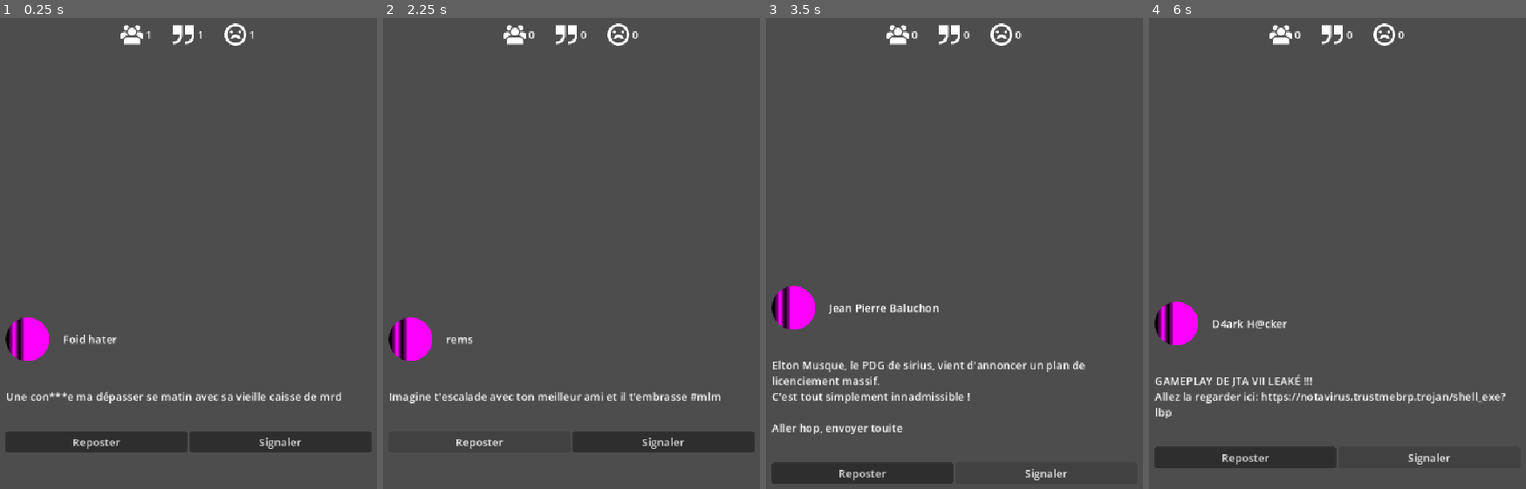
Above: before the commit, frames 1-4 (left to right).
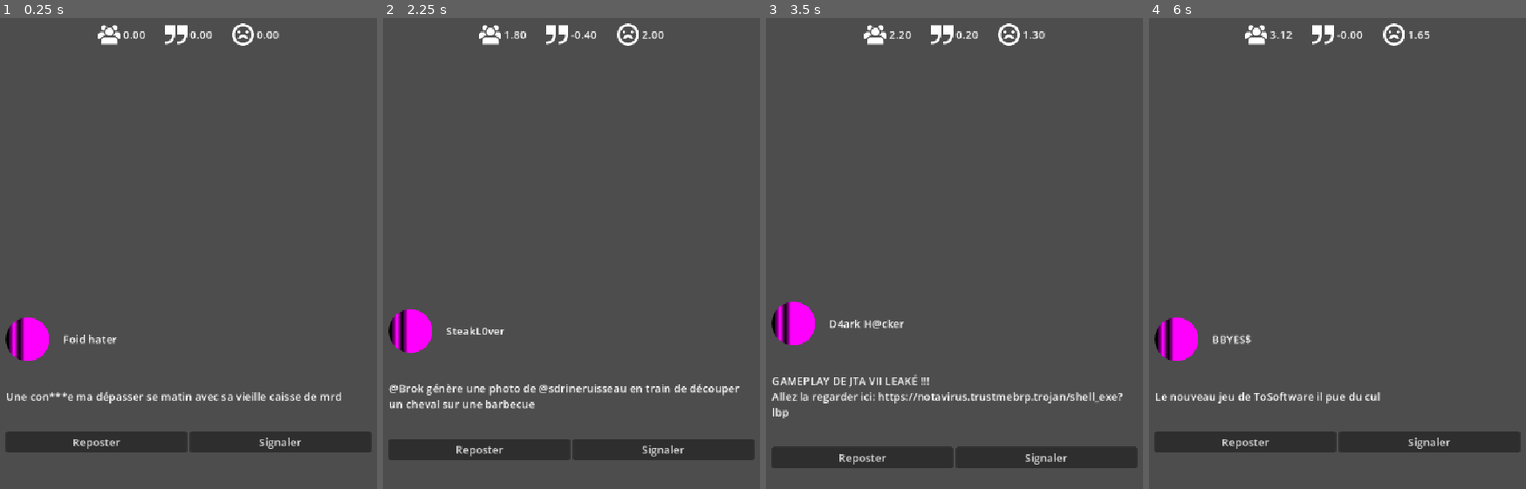
Above: after the commit, the same moments.

Repository: RSelaries/Doomscroll
Game: Godot game, scene res://main/main.tscn
Same seed, same stepped clock (60 frames per second), same inputs: the game is played once before the commit and once after it.
Inputs:
- Up to frame 1 (0.25 s): no input
- Up to frame 2 (2.25 s): click "Reposter" at 0.5 s; click "Signaler" at 1.25 s; click "Reposter" at 2 s
- Up to frame 3 (3.5 s): click "Signaler" at 2.75 s
- Up to frame 4 (6 s): click "Reposter" at 3.5 s; click "Signaler" at 4.25 s; tap Enter at 5 s; tap Space at 5.75 s

The runs differ from the first frame. In frame 1, 0.9% of the frame differs, in the area x 25-75%, y 1-6%; in frame 2, 6.6%; in frame 3, 9.8%, in the area x 1-99%, y 1-99%; in frame 4, 8.2%.

Commit message:
Des trucs

Diff:
--- a/autoloads/global.gd
+++ /dev/null
@@ -1,46 +0,0 @@
-extends Node
-
-
-signal stats_updated
-
-
-# Stats
-## A number between -1 and 1 representing the trustworthyness of the account.
-var veracity: float:
-	get = get_veracity
-## A number between 0 and 1 representing the virality of the account.
-var virality: float:
-	get = get_virality
-## A number between -1 and 1 representing the aggressivity of the account.
-var aggressivity: float:
-	get = get_aggressivity
-
-
-var veracity_points: Array[float]
-var virality_points: Array[float]
-var aggressivity_points: Array[float]
-
-
-func update_stats() -> void:
-	stats_updated.emit()
-
-
-func get_veracity() -> float:
-	return avgf(veracity_points)
-
-func get_virality() -> float:
-	return avgf(virality_points)
-
-func get_aggressivity() -> float:
-	return avgf(aggressivity_points)
-
-
-# Get average of float list
-func avgf(list: Array[float]) -> float:
-	if list.size() == 0:
-		return 1.0
-
-	var total: float = 0.0
-	for i in list:
-		total += i
-	return total / list.size()
--- /dev/null
+++ b/data/endings.cfg
@@ -0,0 +1,11 @@
+[Polémiste]
+text="Tu as choisis de parler de tous les sujets populaire, au risque de propager des fakes news."
+
+[Centriste]
+text="Tu as choisi la neutralité. Ton contenu n'est pas très populaire mais tu ne propage pas de mensonges."
+
+[Wokiste]
+text="Tu as choisi de te battre pour tes convictions et pour la vérité. Tu es aggréssif mais populaire."
+
+[Facho]
+text="Tu as décidé de propager de la haine en ligne. Ta communauté est petite mais engagée et virulante."
--- a/data/posts.cfg
+++ b/data/posts.cfg
@@ -1,61 +1,127 @@
+; [nom du post] : le nom n'est pas affiché au joueur, mais chaque nom doit être unique
+
 [Dofus]
+; CONTENT
 poster_name="AT4VN"
 content="Vous trouvez pas que Dofus c'est goated la miff ?
 #dofus #sirius #ceciestunpost"
-veracity=0.0
-virality=0.07
-aggressivity=-0.05
+; REPOST
+repost/veracity=0.0
+repost/virality=0.07
+repost/aggressivity=-0.05
+; FLAG
+flag/veracity=0.0
+flag/virality=0.02
+flag/aggressivity=0.3
+; TAG
+tag=PackedStringArray("")
 
 [Escalade]
+; CONTENT
 poster_name="rems"
 content="Imagine t'escalade avec ton meilleur ami et il t'embrasse #mlm"
-veracity=0.0
-virality=0.1
-aggressivity=0.0
+; REPOST
+repost/veracity=0.0
+repost/virality=0.1
+repost/aggressivity=0.0
+; FLAG
+flag/veracity=0.0
+flag/virality=0.02
+flag/aggressivity=0.3
+; TAG
+tag=PackedStringArray("")
 
 [Licenciements]
+; CONTENT
 poster_name="Jean Pierre Baluchon"
 content="Elton Musque, le PDG de sirius, vient d'annoncer un plan de licenciement massif.
 C'est tout simplement innadmissible !
 
 Aller hop, envoyer touite"
-veracity=0.6
-virality=0.12
-aggressivity=0.15
+; REPOST
+repost/veracity=0.8
+repost/virality=0.12
+repost/aggressivity=0.15
+; FLAG
+flag/veracity=-0.4
+flag/virality=0.6
+flag/aggressivity=0.3
+; TAG
+tag=PackedStringArray("woke")
 
 [JTA VII Leak]
+; CONTENT
 poster_name="D4ark H@cker"
 content="GAMEPLAY DE JTA VII LEAKÉ !!!
 Allez la regarder ici: https://notavirus.trustmebrp.trojan/shell_exe?lbp"
-veracity=-0.2
-virality=0.9
-aggressivity=0.05
+; REPOST
+repost/veracity=-0.2
+repost/virality=0.9
+repost/aggressivity=0.05
+; FLAG
+flag/veracity=0.8
+flag/virality=0.0
+flag/aggressivity=-0.6
+; TAG
+tag=PackedStringArray("")
 
 [Misogynie]
+; CONTENT
 poster_name="Foid hater"
 content="Une con***e ma dépasser se matin avec sa vieille caisse de mrd"
-veracity=0.0
-virality=0.5
-aggressivity=0.95
+; REPOST
+repost/veracity=0.0
+repost/virality=0.5
+repost/aggressivity=0.95
+; FLAG
+flag/veracity=0.0
+flag/virality=0.4
+flag/aggressivity=-0.7
+; TAG
+tag=PackedStringArray("")
 
 [Tout le monde déteste le FN]
+; CONTENT
 poster_name="Philou Tangou"
 content="Mr @JLPBaluchon a encore une fois démontré sa stupidité en ne comprenant pas qu'il sagissait non pas d'un plan de licenciement, mais bien un plan SOCIAL.
 Lui qui est un fanatique d'extrème gauche il devrait adorer."
-veracity=-0.15
-virality=0.7
-aggressivity=0.75
+; REPOST
+epost/veracity=-0.15
+repost/virality=0.7
+repost/aggressivity=0.75
+; FLAG
+flag/veracity=0.05
+flag/virality=0.2
+flag/aggressivity=-0.1
+; TAG
+tag=PackedStringArray("")
 
 [Carniste]
+; CONTENT
 poster_name="SteakL0ver"
 content="@Brok génère une photo de @sdrineruisseau en train de découper un cheval sur une barbecue"
-veracity=-0.4
-virality=0.7
-aggressivity=0.83
+; REPOST
+repost/veracity=-0.4
+repost/virality=0.7
+repost/aggressivity=0.83
+; FLAG
+flag/veracity=0.6
+flag/virality=0.4
+flag/aggressivity=-0.7
+; TAG
+tag=PackedStringArray("")
 
 [Mauvais gouts]
+; CONTENT
 poster_name="BBYES$"
 content="Le nouveau jeu de ToSoftware il pue du cul"
-veracity=0.0
-virality=0.4
-aggressivity=0.2
+; REPOST
+repost/veracity=0.0
+repost/virality=0.4
+repost/aggressivity=0.2
+; FLAG
+flag/veracity=0.0
+flag/virality=0.02
+flag/aggressivity=-0.05
+; TAG
+tag=PackedStringArray("")
--- /dev/null
+++ b/main/main.gd
@@ -0,0 +1,15 @@
+extends Control
+
+
+@onready var ending_scene: MarginContainer = %EndingScene
+@onready var end_text: RichTextLabel = %EndText
+
+
+func _ready() -> void:
+	ending_scene.hide()
+	Global.end_reached.connect(_on_end_reached)
+
+
+func _on_end_reached() -> void:
+	end_text.text = Global.get_ending()
+	ending_scene.show()
--- a/main/main.tscn
+++ b/main/main.tscn
@@ -1,6 +1,7 @@
 [gd_scene format=3 uid="uid://bdsvhte003hxj"]
 
 [ext_resource type="Script" uid="uid://cepwthldfgcp6" path="res://main/stats_bar.gd" id="1_32cco"]
+[ext_resource type="Script" uid="uid://bibnpccq8lmfy" path="res://main/main.gd" id="1_67ri8"]
 [ext_resource type="Texture2D" uid="uid://dntjg1yq4vktv" path="res://assets/icons/virality.svg" id="2_kyviq"]
 [ext_resource type="Texture2D" uid="uid://c20tjbcbfqhca" path="res://assets/icons/veracity.svg" id="3_7v70v"]
 [ext_resource type="Texture2D" uid="uid://b86h313shvqor" path="res://assets/icons/aggressivity.svg" id="4_riiab"]
@@ -15,6 +16,7 @@
 anchor_bottom = 1.0
 grow_horizontal = 2
 grow_vertical = 2
+script = ExtResource("1_67ri8")
 
 [node name="VBoxContainer" type="VBoxContainer" parent="." unique_id=930636177]
 layout_mode = 1
@@ -100,3 +102,25 @@
 icon = ExtResource("7_kfg6f")
 flat = true
 icon_alignment = 1
+
+[node name="EndingScene" type="MarginContainer" parent="." unique_id=542938509]
+unique_name_in_owner = true
+layout_mode = 1
+anchors_preset = 15
+anchor_right = 1.0
+anchor_bottom = 1.0
+grow_horizontal = 2
+grow_vertical = 2
+theme_override_constants/margin_left = 50
+theme_override_constants/margin_top = 50
+theme_override_constants/margin_right = 50
+theme_override_constants/margin_bottom = 50
+
+[node name="PanelContainer" type="PanelContainer" parent="EndingScene" unique_id=1263833306]
+layout_mode = 2
+
+[node name="EndText" type="RichTextLabel" parent="EndingScene/PanelContainer" unique_id=217379161]
+unique_name_in_owner = true
+layout_mode = 2
+bbcode_enabled = true
+vertical_alignment = 1
--- a/main/post_area/post_area.gd
+++ b/main/post_area/post_area.gd
@@ -3,6 +3,7 @@
 
 var posts: ConfigFile = ConfigFile.new()
 var current_post: String
+var remaining_posts: PackedStringArray
 
 
 @onready var poster_profile_picture: TextureRect = %PosterProfilePicture
@@ -12,26 +13,47 @@
 
 func _ready() -> void:
 	var err: Error = posts.load("res://data/posts.cfg")
-	if err: return
+	if err:
+		printerr(err)
+		return
 
+	remaining_posts = posts.get_sections()
 	next_post()
 
 
 func next_post() -> void:
+	hide()
+	if remaining_posts.size() < 1:
+		Global.end_game()
+		return
+
 	# Setup post infos
-	current_post = posts.get_sections()[randi_range(0, posts.get_sections().size() - 1)]
+	current_post = remaining_posts[randi_range(0, remaining_posts.size() - 1)]
+	remaining_posts.erase(current_post)
 
 	poster_name.text = posts.get_value(current_post, "poster_name", "Poster Name")
 	post_content.text = posts.get_value(current_post, "content", "This is a post.")
 
+	show()
+
 
 func _on_repost_btn_pressed() -> void:
-	Global.veracity_points.append(posts.get_value(current_post, "veracity"))
-	Global.virality_points.append(posts.get_value(current_post, "virality"))
-	Global.aggressivity_points.append(posts.get_value(current_post, "aggressivity"))
+	if posts.has_section_key(current_post, "repost/veracity"):
+		Global.veracity_points.append(posts.get_value(current_post, "repost/veracity"))
+	if posts.has_section_key(current_post, "repost/virality"):
+		Global.virality_points.append(posts.get_value(current_post, "repost/virality"))
+	if posts.has_section_key(current_post, "repost/virality"):
+		Global.aggressivity_points.append(posts.get_value(current_post, "repost/aggressivity"))
 	Global.update_stats()
 	next_post()
 
 
 func _on_flag_btn_pressed() -> void:
+	if posts.has_section_key(current_post, "flag/veracity"):
+		Global.veracity_points.append(posts.get_value(current_post, "flag/veracity"))
+	if posts.has_section_key(current_post, "flag/virality"):
+		Global.virality_points.append(posts.get_value(current_post, "flag/virality"))
+	if posts.has_section_key(current_post, "flag/virality"):
+		Global.aggressivity_points.append(posts.get_value(current_post, "flag/aggressivity"))
+	Global.update_stats()
 	next_post()
--- a/main/stats_bar.gd
+++ b/main/stats_bar.gd
@@ -12,6 +12,6 @@
 
 
 func _update_stats() -> void:
-	virality_value.text = "%d" % [Global.virality]
-	veracity_value.text = "%d" % [Global.veracity]
-	aggressivity_value.text = "%d" % [Global.aggressivity]
+	virality_value.text = "%.2f" % [Global.virality]
+	veracity_value.text = "%.2f" % [Global.veracity]
+	aggressivity_value.text = "%.2f" % [Global.aggressivity]
--- a/project.godot
+++ b/project.godot
@@ -29,13 +29,18 @@
 window/stretch/mode="canvas_items"
 window/stretch/aspect="expand"
 
+[editor_plugins]
+
+enabled=PackedStringArray("res://addons/cfg_data_viewer/plugin.cfg")
+
 [file_customization]
 
 folder_colors={
+"res://addons/": "gray",
 "res://assets/": "yellow",
-"res://autoloads/": "purple",
 "res://data/": "pink",
-"res://main/": "green"
+"res://main/": "green",
+"res://scripts/": "purple"
 }
 
 [rendering]
--- /dev/null
+++ b/scripts/global.gd
@@ -0,0 +1,56 @@
+extends Node
+
+
+signal stats_updated
+signal end_reached
+
+
+# Stats
+## A number between -1 and 1 representing the trustworthyness of the account.
+var veracity: float:
+	get = get_veracity
+## A number between -1 and 1 representing the virality of the account.
+var virality: float:
+	get = get_virality
+## A number between -1 and 1 representing the aggressivity of the account.
+var aggressivity: float:
+	get = get_aggressivity
+
+
+var endings: ConfigFile = ConfigFile.new()
+var veracity_points: Array[float]
+var virality_points: Array[float]
+var aggressivity_points: Array[float]
+
+
+func end_game() -> void: end_reached.emit()
+func update_stats() -> void: stats_updated.emit()
+
+
+func _ready() -> void:
+	var err: Error = endings.load("res://data/endings.cfg")
+	if err: return
+
+
+func get_ending() -> String:
+	if aggressivity > 3.0:
+		return endings.get_value("Facho", "text")
+	elif virality > 3.0 and veracity < 0.1:
+		return endings.get_value("Polémiste", "text")
+	elif veracity > 2.0 and aggressivity < 2.0:
+		return endings.get_value("Wokiste", "text")
+	else:
+		return endings.get_value("Centriste", "text")
+
+
+func get_veracity() -> float:
+	return Math.sumf(veracity_points)
+	#return avgf(veracity_points)
+
+func get_virality() -> float:
+	return Math.sumf(virality_points)
+	#return avgf(virality_points)
+
+func get_aggressivity() -> float:
+	return Math.sumf(aggressivity_points)
+	#return avgf(aggressivity_points)
--- /dev/null
+++ b/scripts/math.gd
@@ -0,0 +1,17 @@
+class_name Math
+extends Object
+
+
+static func sumf(list: Array[float]) -> float:
+	return list.reduce(func(i, accum): return i + accum, 0.0)
+
+static func sumi(list: Array[int]) -> int:
+	return list.reduce(func(i, accum): return i + accum, 0)
+
+
+# Get average of float list
+static func avgf(list: Array[float]) -> float:
+	if list.size() == 0: return NAN
+
+	var total: float = sumf(list)
+	return total / list.size()
Not shown, added: addons/cfg_data_viewer/cfg_data_viewer.gd
Not shown, added: addons/cfg_data_viewer/cfg_data_viewer.gd.uid
Not shown, added: addons/cfg_data_viewer/data_viewer_scene/config_file_data_table/config_file_data_table.gd
Not shown, added: addons/cfg_data_viewer/data_viewer_scene/config_file_data_table/config_file_data_table.gd.uid
Not shown, added: addons/cfg_data_viewer/data_viewer_scene/config_file_data_table/config_file_data_table.tscn
Not shown, added: addons/cfg_data_viewer/data_viewer_scene/data_viewer_scene.gd
Not shown, added: addons/cfg_data_viewer/data_viewer_scene/data_viewer_scene.gd.uid
Not shown, added: addons/cfg_data_viewer/data_viewer_scene/data_viewer_scene.tscn
Not shown, added: addons/cfg_data_viewer/plugin.cfg
Not shown, added: main/main.gd.uid
Renamed: autoloads/global.gd.uid -> scripts/global.gd.uid
Not shown, added: scripts/math.gd.uid
(and 2 more such lines)
